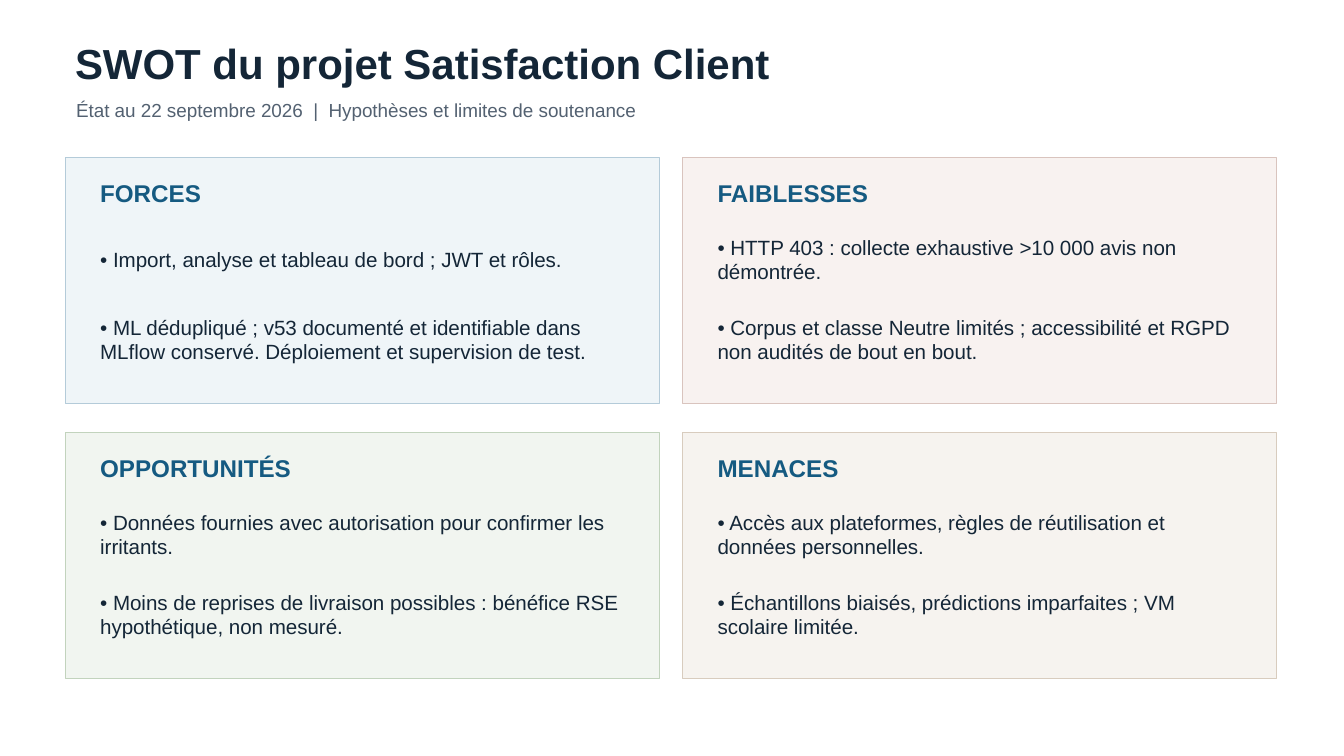
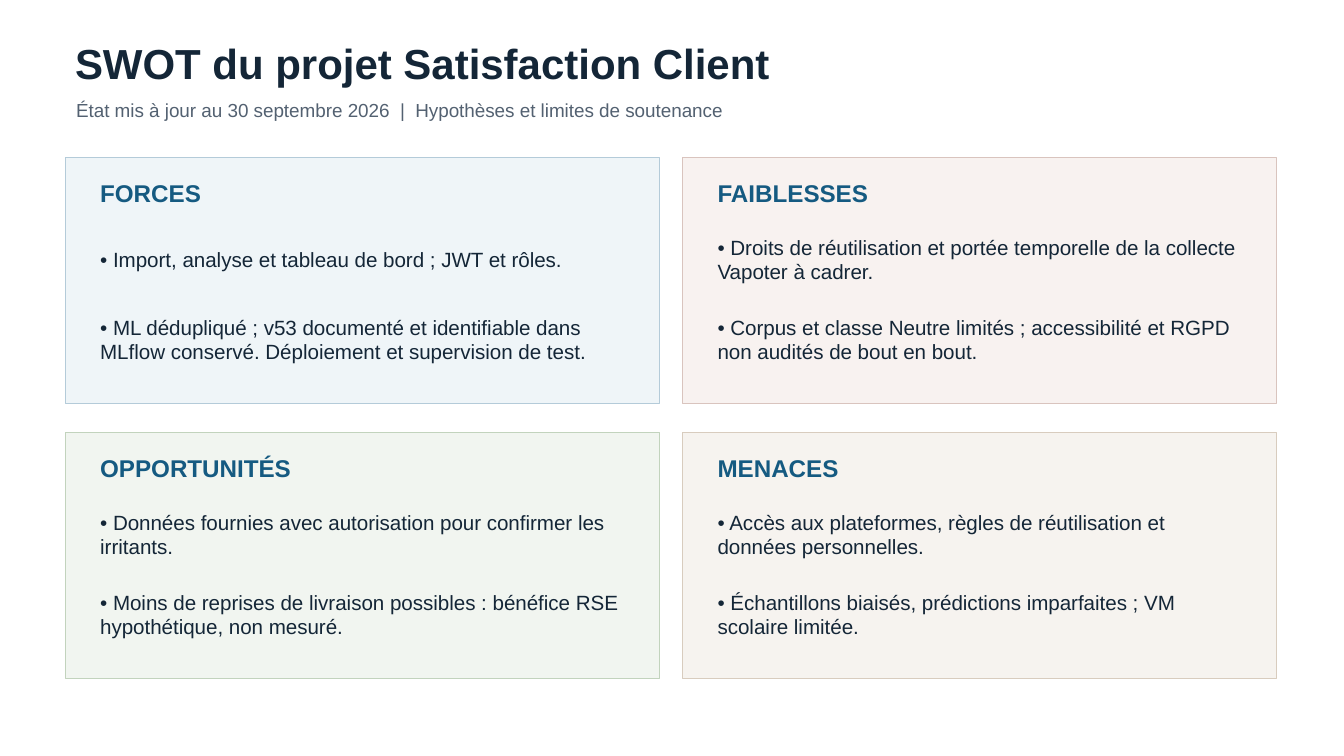
Before and after one commit to PiKwaii93/satisfaction-scraper, a slide deck: slide 1 of deliverables/03_SWOT_Satisfaction_Client.pptx. Drawn at 1344x756 pixels with LibreOffice and Linux fonts; fonts in the diff are those of the drawing. Boxes give left, top, right and bottom in pixels: in the first picture for what was removed or moved away, otherwise in the second. Text is boxed around its words. In the diff, an @@ line names an element or a change of style, - is before the commit and + after.

Commit message:
docs: document validated Trustpilot Vapoter collection

```diff
--- a/deliverables/03_SWOT_Satisfaction_Client.pptx
+++ b/deliverables/03_SWOT_Satisfaction_Client.pptx
@@ text at (76,103,722,121): text changed @@
-État au 22 septembre 2026 | Hypothèses et limites de soutenance
+État mis à jour au 30 septembre 2026 | Hypothèses et limites de soutenance
@@ text at (718,240,1236,284): text changed @@
-• HTTP 403 : collecte exhaustive >10 000 avis non démontrée.
+• Droits de réutilisation et portée temporelle de la collecte Vapoter à cadrer.
```
Also in this commit, not shown: 23 other files.
